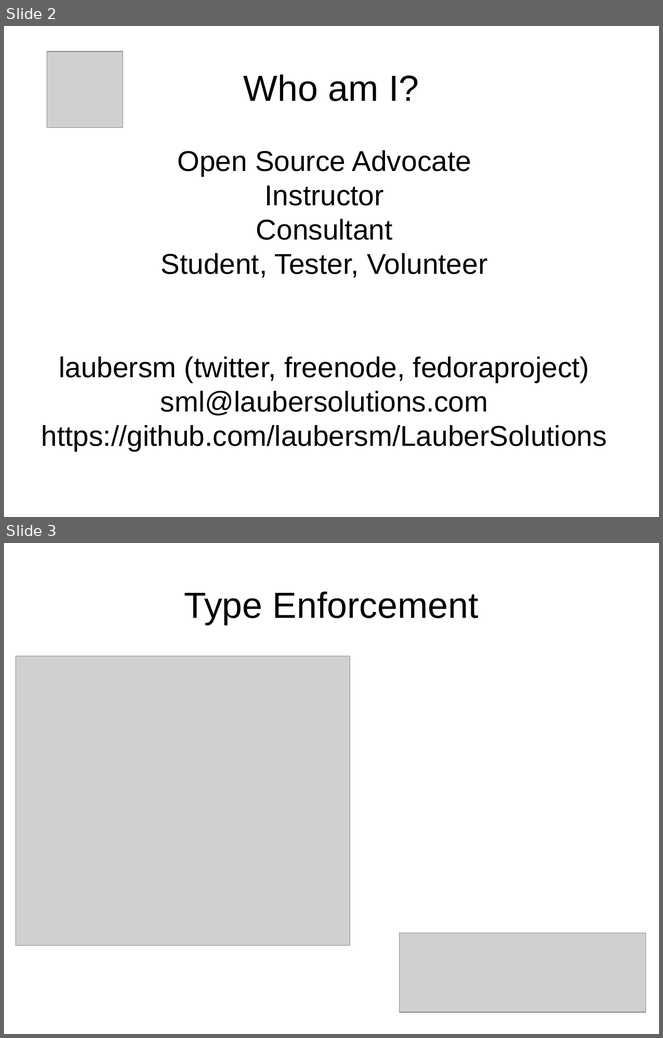
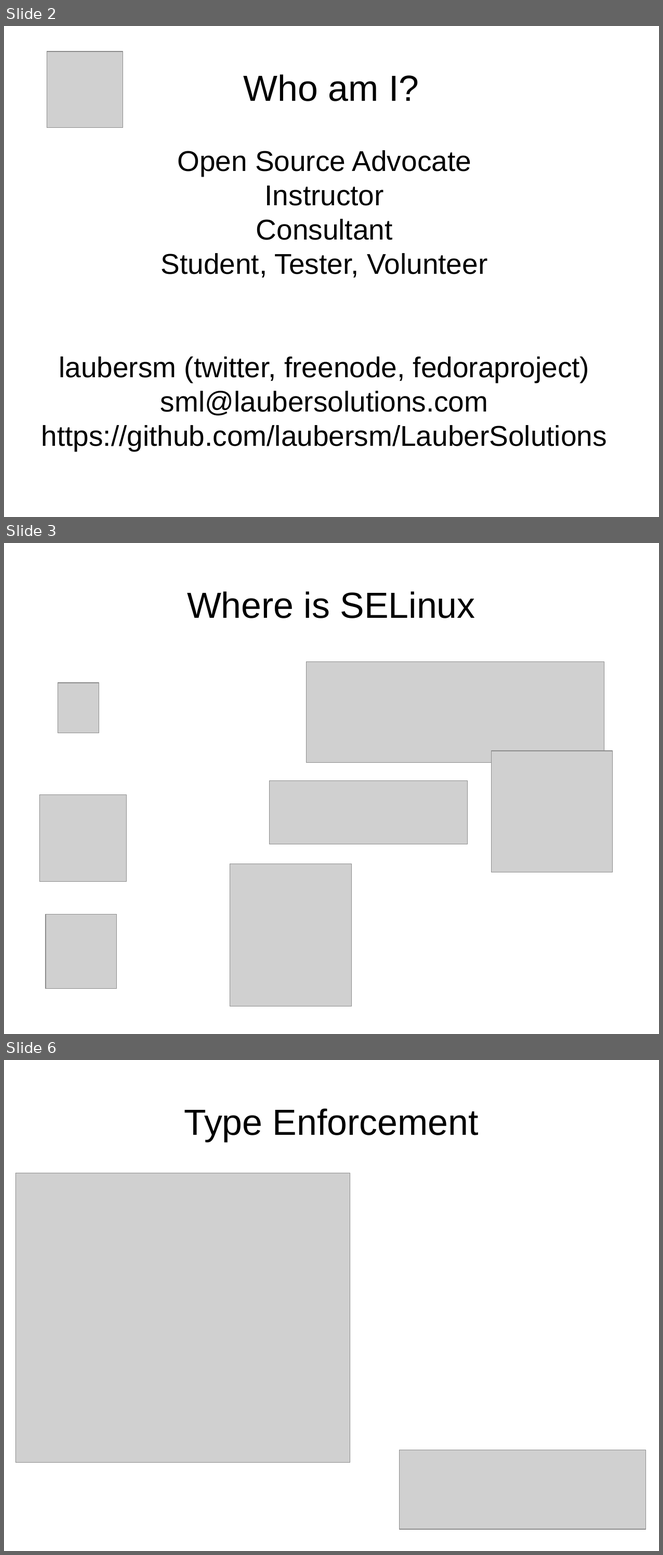
Before and after one commit to laubersm/LauberSolutions, a slide deck: SELinux/ItsAboutTheLabels-screen4-3.odp. Shown one above the other, each under a label of ours: slides 2 and 3 before the commit, slides 2, 3 and 6 after it; the slides between them are not shown. The pictures are 663x1038 and 663x1555 pixels, drawn with LibreOffice and Linux fonts; fonts in the diff are those of the drawing; grey boxes stand for pictures. Boxes give left, top, right and bottom in pixels: in the first picture for what was removed or moved away, otherwise in the second. Text is boxed around its words. In the diff, an @@ line names an element or a change of style, - is before the commit and + after.

```diff
--- a/SELinux/ItsAboutTheLabels-screen4-3.odp
+++ b/SELinux/ItsAboutTheLabels-screen4-3.odp
@@ slide 3 added at (4,543,659,1034), background #FFFFFF @@
@@ title added at (187,591,476,618), 44 pt, text #000000 @@
+Where is SELinux
@@ picture added at (307,662,605,763) @@
@@ picture added at (58,683,99,733) @@
@@ picture added at (492,751,613,872) @@
@@ picture added at (270,781,468,845) @@
@@ picture added at (40,795,127,882) @@
@@ picture added at (230,864,352,1007) @@
@@ picture added at (46,915,117,989) @@
@@ what was slide 3 is now slide 6 @@
```
Also in this commit, not shown: 8 slides changed, 5 other slides added, 2 other files.
